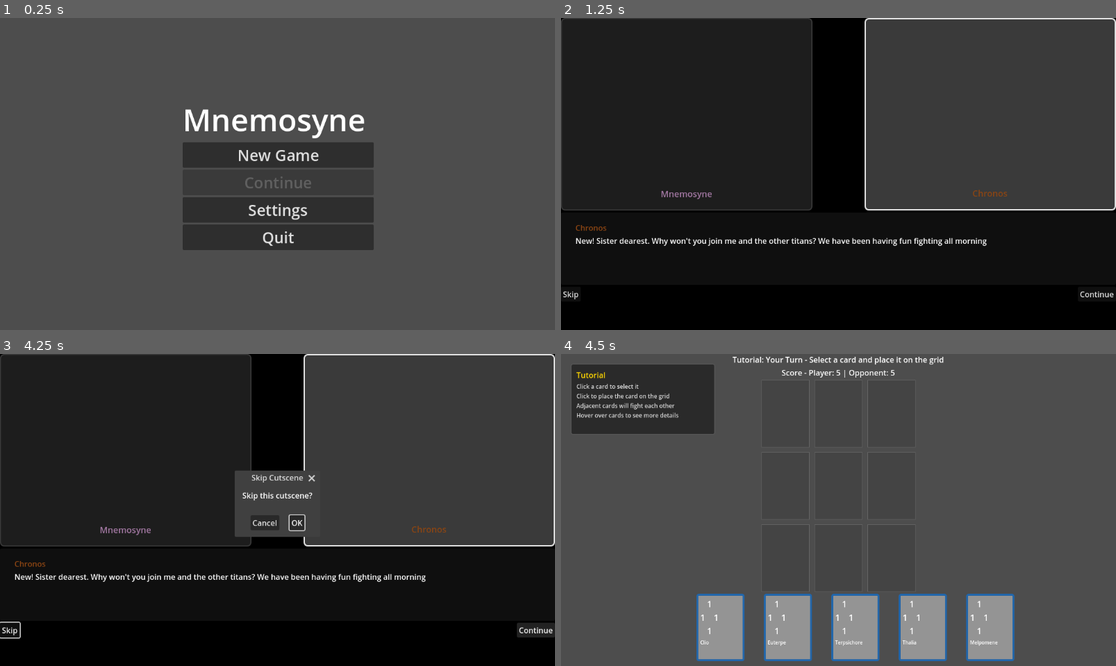
Above: before the commit, frames 1-4 (two rows, left to right).
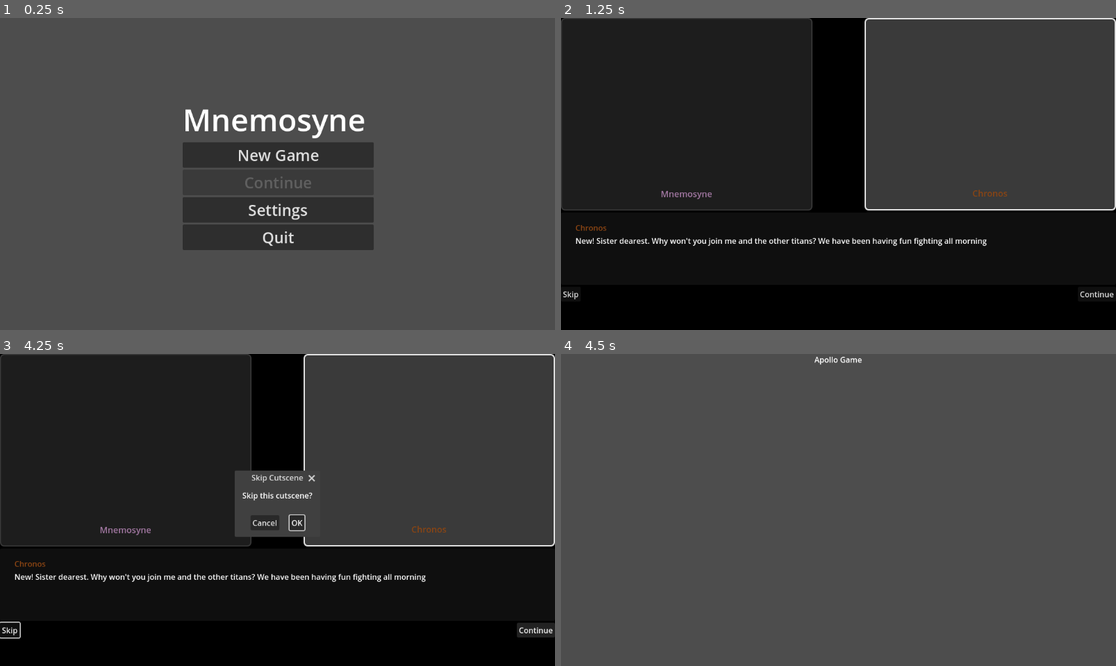
Above: after the commit, the same moments.

Repository: leslieharding/Mnemosyne
Game: Godot game, scene res://Scenes/MainMenu.tscn
The game is run twice, just before and just after one commit, with the same random seed, the same clock (stepped at 60 frames per second) and the same inputs.
Inputs:
- Up to frame 1 (0.25 s): no input
- Up to frame 2 (1.25 s): click "New Game" at 0.5 s
- Up to frame 3 (4.25 s): click "Skip" at 1.25 s; click "Skip" at 2 s; click "Continue" at 2.75 s; click "Continue" at 3.5 s
- Up to frame 4 (4.5 s): click "OK" at 4.25 s

Frames 1-3 are identical in both runs. In frame 4, 15% of the frame differs, in the area x 1-82%, y 0-99%.
Error after the commit: Parse Error: Identifier "couple_definitions" not declared in the current scope. (res://Scripts/card_battle_manager.gd:2527)

Commit message:
attempting to implement aphrodite unlock logic

Diff:
--- a/Scripts/card_battle_manager.gd
+++ b/Scripts/card_battle_manager.gd
@@ -1427,6 +1427,10 @@
 		current_grid_index = new_index
 		grid_slots[current_grid_index].add_theme_stylebox_override("panel", selected_grid_style)
 
+
+
+
+
 # Handle horizontal overflow when moving left/right
 func handle_horizontal_overflow(current_x: int, current_y: int, dx: int) -> int:
 	# First, try to wrap within the same row
@@ -2280,6 +2284,8 @@
 	# HANDLE PASSIVE ABILITIES
 	handle_passive_abilities_on_place(current_grid_index, card_data, card_level)
 
+	check_for_couple_union(card_data, current_grid_index)
+
 	# Resolve combat (abilities may have modified stats, and deck powers may have boosted the card)
 	var captures = resolve_combat(current_grid_index, Owner.PLAYER, card_data)
 	if captures > 0:
@@ -2512,3 +2518,23 @@
 			var conv_manager = get_node("/root/ConversationManagerAutoload")
 			# This conversation would need to be defined in conversation_manager.gd
 			conv_manager.trigger_conversation("hermes_unlocked")
+
+
+func check_for_couple_union(placed_card: CardResource, grid_position: int):
+	var placed_card_name = placed_card.card_name
+
+	# Check if this card is part of a couple
+	if not placed_card_name in couple_definitions:
+		return
+
+	var partner_name = couple_definitions[placed_card_name]
+
+	# Check all 4 adjacent positions for the partner
+	for direction in range(4):
+		var adjacent_pos = get_adjacent_position(grid_position, direction)
+		if adjacent_pos != -1 and grid_occupied[adjacent_pos]:
+			var adjacent_card = get_card_at_position(adjacent_pos)
+			if adjacent_card and adjacent_card.card_name == partner_name:
+				# Couple found! Record the union
+				record_couple_union(placed_card_name, partner_name)
+				return
--- a/Scripts/global_progress_tracker.gd
+++ b/Scripts/global_progress_tracker.gd
@@ -13,9 +13,23 @@
 		"type": "boss_defeated",
 		"boss_name": "?????",
 		"description": "Defeat the mysterious final boss"
-	}
+	},
+	"Aphrodite": {
+	"type": "couples_united",
+	"required_count": 2,
+	"description": "Unite 2 couples"
 }
-
+}
+
+
+var couple_definitions = {
+	"Phaeton": "Cygnus",
+	"Cygnus": "Phaeton",
+	"Orpheus": "Euridyce",
+	"Euridyce": "Orpheus"
+}
+
+var couples_united: Array[String] = []  # Track which couples have been united
 
 func _ready():
 	load_progress()
@@ -228,3 +242,33 @@
 				return " (Not yet defeated)"
 		_:
 			return ""
+
+
+func record_couple_union(card1_name: String, card2_name: String):
+	# Create a consistent couple identifier (alphabetical order)
+	var couple_names = [card1_name, card2_name]
+	couple_names.sort()
+	var couple_id = couple_names[0] + " & " + couple_names[1]
+
+	# Only record if not already recorded
+	if not couple_id in couples_united:
+		couples_united.append(couple_id)
+		print("Love blooms! ", couple_id, " have been united!")
+
+		# Show notification
+		if get_tree().current_scene.has_method("show_notification"):
+			get_tree().current_scene.show_notification("💕 " + couple_id + " united! 💕")
+
+		# Check for Aphrodite unlock
+		check_aphrodite_unlock()
+
+		save_progress()
+
+func check_aphrodite_unlock():
+	if couples_united.size() >= 2 and not is_god_unlocked("Aphrodite"):
+		unlock_god("Aphrodite")
+
+		# Trigger special conversation
+		if has_node("/root/ConversationManagerAutoload"):
+			var conv_manager = get_node("/root/ConversationManagerAutoload")
+			conv_manager.trigger_conversation("aphrodite_unlocked")
